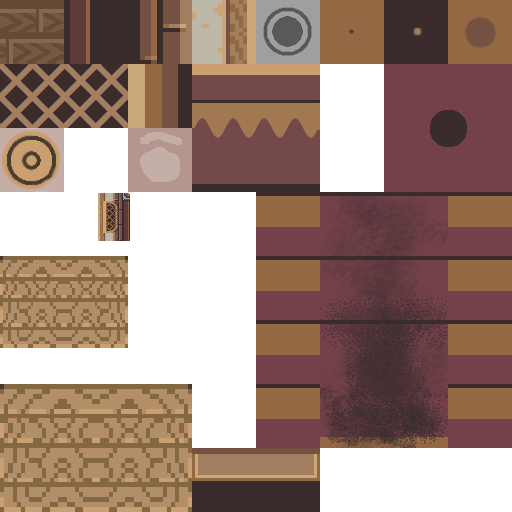
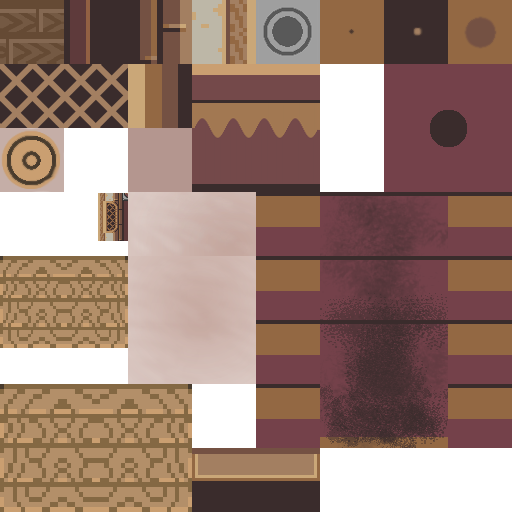
The second w=512, h=512 image is a revision of the first. Changes to its layers:
added layer "duvet" above "pillow" over <box>128,256,256,384</box>
added layer "pillow" above "Layer Group" over <box>128,192,256,256</box>
painted on "Layer #3" over <box>140,132,182,182</box>
